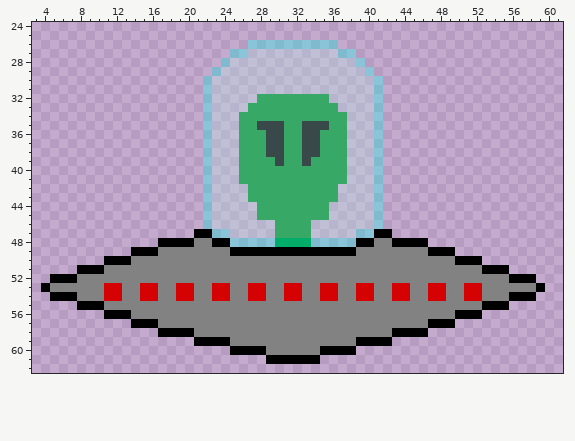
Two versions of one pixel-art sprite, Assets/Sprites/Alien.png. The picture above was drawn from the file before the commit.
The file is 64x64 pixels. Shown: x 3..61, y 24..62.
The result:
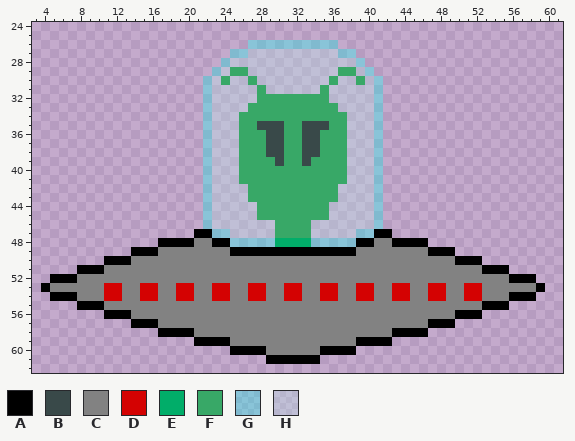
Palette (. is transparent): A #000000  B #394949  C #828282  D #d40202  E #01ad69  F #38a867  G #02fff34d  H #b8eeec4d
Difference:
y 29: x 25..26 HH -> FF; x 37..38 HH -> FF
y 30: x 24 H -> F; x 27 H -> F; x 36 H -> F; x 39 H -> F
y 31: x 28 H -> F; x 35 H -> F
